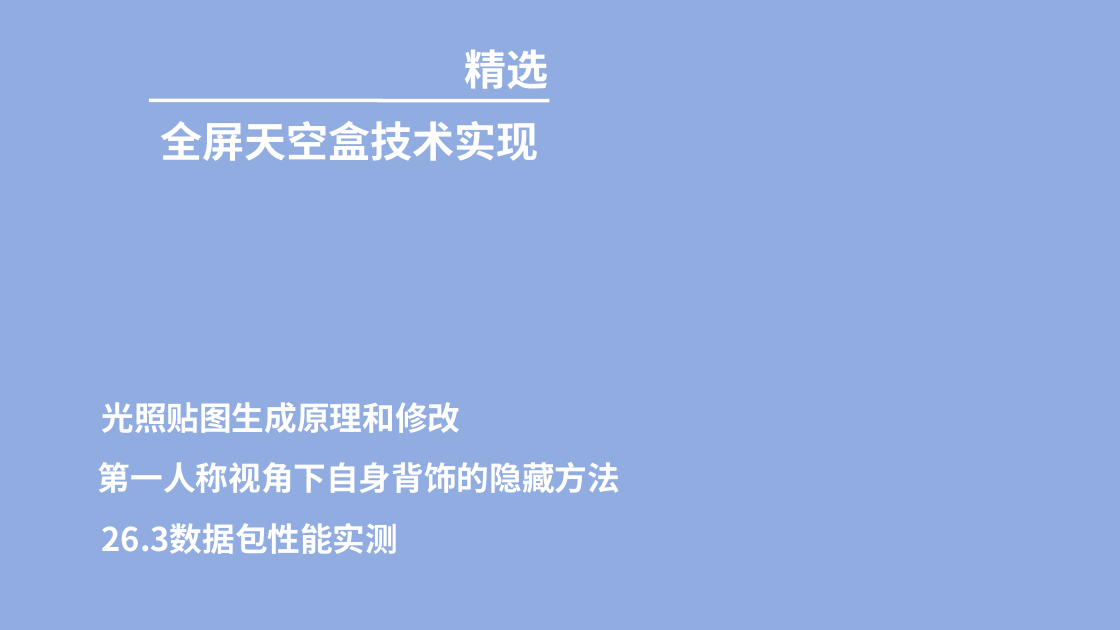
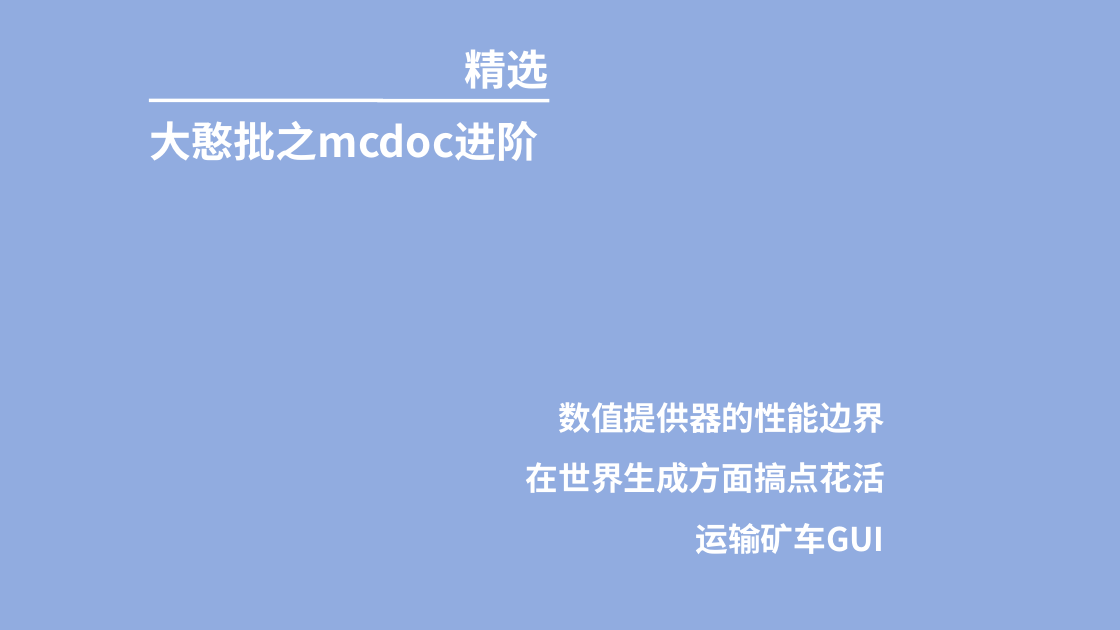
Before and after one commit to CR-019/datapack-index, a slide deck: slide 1 of material/feature/202610/文字.pptx. Drawn at 1120x630 pixels with LibreOffice and Linux fonts; fonts in the diff are those of the drawing. Boxes give left, top, right and bottom in pixels: in the first picture for what was removed or moved away, otherwise in the second. Text is boxed around its words. In the diff, an @@ line names an element or a change of style, - is before the commit and + after.

```diff
--- a/material/feature/202610/文字.pptx
+++ b/material/feature/202610/文字.pptx
@@ text at (150, 121, 539, 161): text changed @@
-全屏天空盒技术实现
+大憨批之mcdoc进阶
@@ text at (559, 402, 885, 433): text changed @@
-光照贴图生成原理和修改
+数值提供器的性能边界
@@ text at (526, 462, 885, 493): text changed @@
-第一人称视角下自身背饰的隐藏方法
+在世界生成方面搞点花活
@@ text at (696, 523, 885, 554): text changed @@
-26.3数据包性能实测
+运输矿车GUI
```
Also in this commit, not shown: 20 other files.
